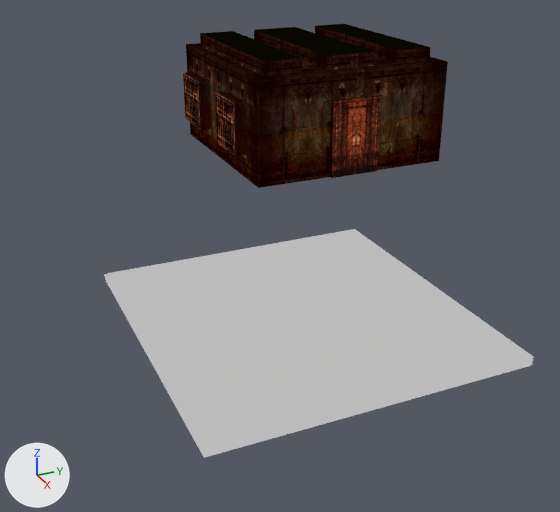
Before and after pictures for a commit that changed the glTF model glbs_anim/ER01FE.glb.
One viewpoint serves both versions: a camera (50 mm lens) standing at (83.33, -70.75, 7.71) and looking at (62.65, -61.45, -2.62). Every picture has the same lights, and +X, +Y and +Z are marked at lower left. The picture after the commit comes second. Where no turn or scale is listed for an object, it has been applied to the vertices.

The older version as bpy lines, for what is in view:
```python
me_bean2_hi_0 = bpy.data.meshes.new('BEAN2_HI_0')
me_bean2_hi_0.from_pydata(...)  # 12 vertices, 14 faces; spans x -5.12..5.93, y -5.03..5.37, z -6.39..0.01
# faces by material slot: [2, 12]
me_bean2_hi_0.materials.append(mat_untextured_gouraud)
me_bean2_hi_0.materials.append(mat_hu3f102_pal11)
me_bean8_hi_0 = bpy.data.meshes.new('BEAN8_HI_0')
me_bean8_hi_0.from_pydata(...)  # 12 vertices, 14 faces; spans x -5.12..5.93, y -5.03..5.37, z -6.21..0.01
# faces by material slot: [2, 12]
me_bean8_hi_0.materials.append(mat_untextured_gouraud)
me_bean8_hi_0.materials.append(mat_hu3f102_pal11)
me_nl_back_4 = bpy.data.meshes.new('NL_BACK_4')
me_nl_back_4.from_pydata(...)  # 61 vertices, 80 faces; spans x 56.8..63.2, y -62.4..-62.0, z 0.0..3.6
# faces by material slot: [24, 56]
me_nl_back_4.materials.append(mat_hu3f101_pal2)
me_nl_back_4.materials.append(mat_hu3f101_pal0)
ob_bean1_hi_14_m0 = bpy.data.objects.new('BEAN1_HI#14_m0', me_bean8_hi_0)
ob_bean1_hi_14_m0.location = (62.3, -61.06, 1.42)
ob_bean1_hi_2_m0 = bpy.data.objects.new('BEAN1_HI#2_m0', me_bean2_hi_0)
ob_bean1_hi_2_m0.location = (62.3, -61.01, 1.42)
ob_nl_back_m4 = bpy.data.objects.new('NL_BACK_m4', me_nl_back_4)
ob_nl_back_m4.location = (0.0, 0.0, 0.0)
# also in view: 'NL_BACK_m3' at (63.05, -59.2, 1.8); 'NL_BACK_m0' at (60.0, -59.6, 2.2); 'BEAN1_HI#15_m0' at (62.7, -60.76, -1.65)
```
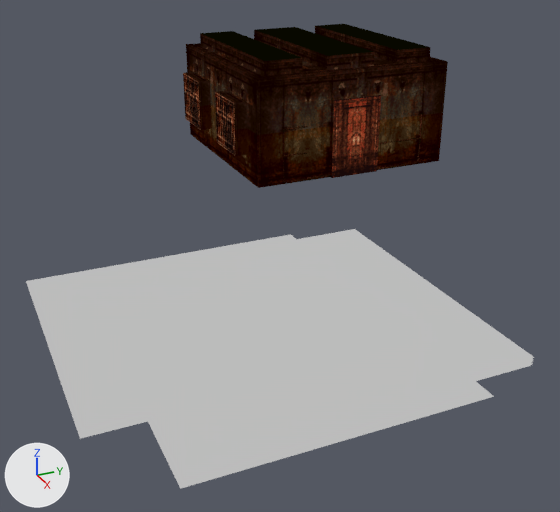
Location of each change, (x1, y1, x2, y2) in pixels of the pictures (560 x 512 px):
'JELLY_NE_m0', added
    after: (26, 234, 296, 439)
'KEY_HIDE_m0', added
    after: (148, 381, 494, 489)

Diff of the bpy script that builds the scene:
```diff
--- a/glbs_anim/ER01FE.glb.py
+++ b/glbs_anim/ER01FE.glb.py
@@ img_hu3f102_pal10 @@
+img_hu3f102_pal10 = load_image('HU3F102_pal10', '_unpacked/HU3F102_pal10', 256, 256, 'sRGB')
@@ img_hu3f102_pal9 @@
+img_hu3f102_pal9 = load_image('HU3F102_pal9', '_unpacked/HU3F102_pal9', 256, 256, 'sRGB')
@@ mat_hu3f102_pal10 @@
+mat_hu3f102_pal10 = bpy.data.materials.new('HU3F102_pal10')
+# uses the picture img_hu3f102_pal10
@@ mat_hu3f102_pal9 @@
+mat_hu3f102_pal9 = bpy.data.materials.new('HU3F102_pal9')
+# uses the picture img_hu3f102_pal9
@@ me_key_hide_0 @@
+me_key_hide_0.from_pydata(...)  # 32 vertices, 54 faces; spans x -5.96..5.09, y -5.36..5.04, z -6.61..0.12
+# faces by material slot: [2, 52]
+me_key_hide_0.materials.append(mat_untextured_gouraud)
+me_key_hide_0.materials.append(mat_hu3f102_pal10)
@@ me_jelly_ne_0 @@
+me_jelly_ne_0.from_pydata(...)  # 10 vertices, 10 faces; spans x -7.2..3.2, y -7.65..3.4, z -6.25..0.03
+# faces by material slot: [2, 8]
+me_jelly_ne_0.materials.append(mat_untextured_gouraud)
+me_jelly_ne_0.materials.append(mat_hu3f102_pal9)
@@ ob_key_hide_m0 @@
+ob_key_hide_m0 = bpy.data.objects.new('KEY_HIDE_m0', me_key_hide_0)
+ob_key_hide_m0.location = (62.2, -61.1, 0.0)
@@ ob_jelly_ne_m0 @@
+ob_jelly_ne_m0 = bpy.data.objects.new('JELLY_NE_m0', me_jelly_ne_0)
+ob_jelly_ne_m0.location = (62.55, -61.05, 0.9)
```
